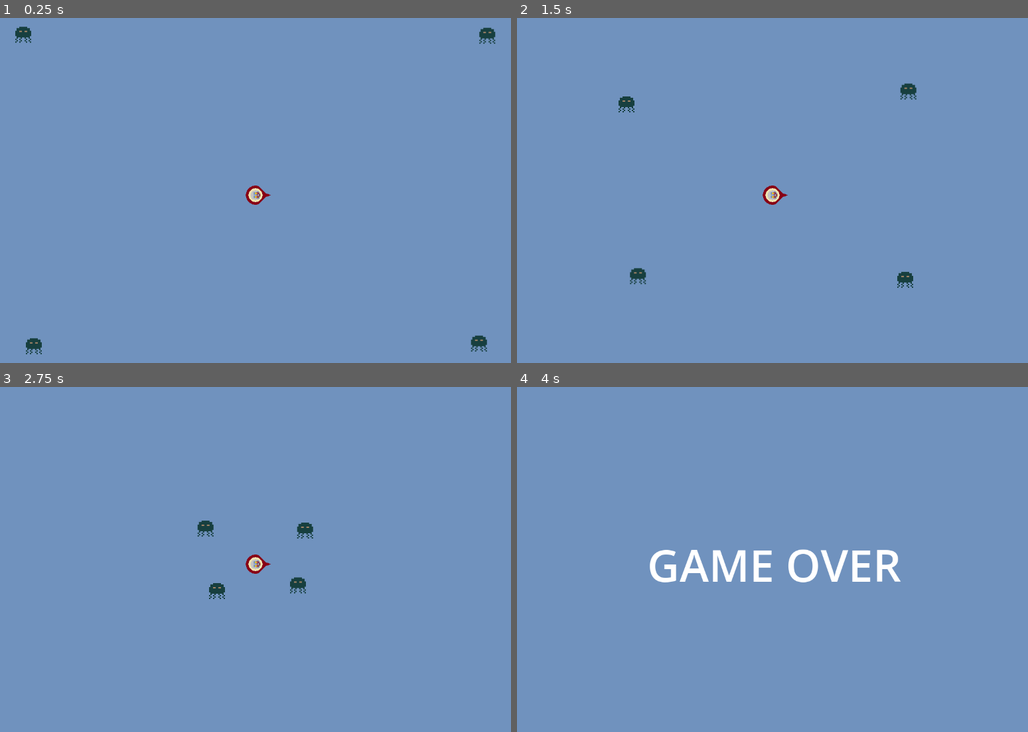
Above: before the commit, frames 1-4 (two rows, left to right).
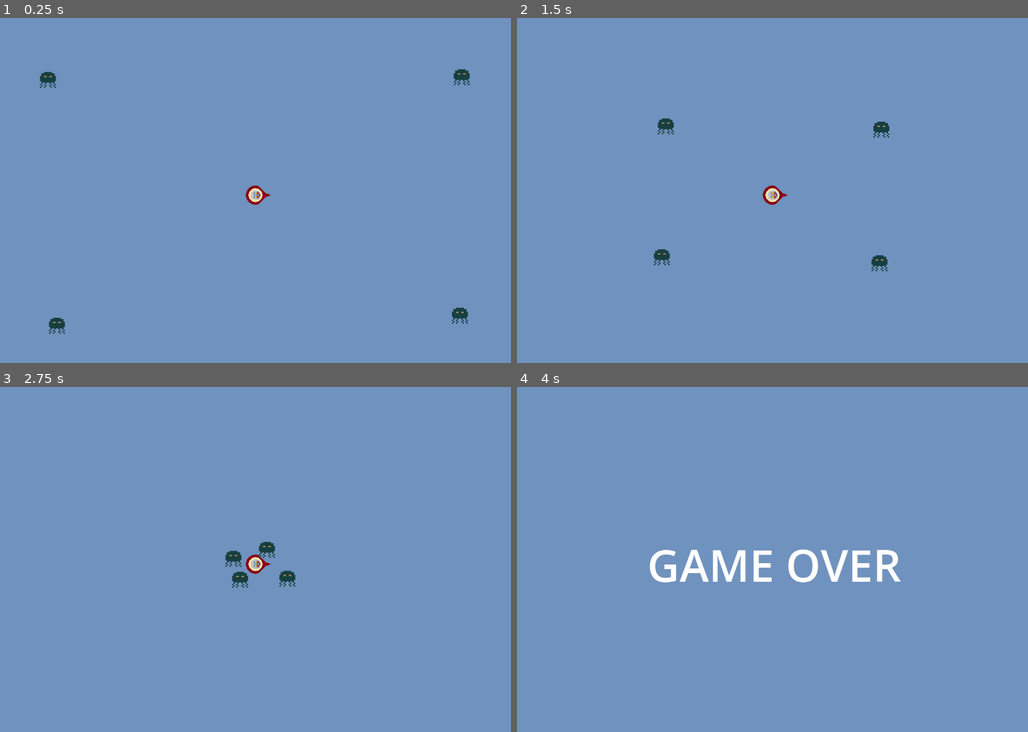
Above: after the commit, the same moments.

Repository: logan7eleven/glogg
Game: Godot game, scene res://level.tscn
The game is run twice, just before and just after one commit, with the same random seed, the same clock (stepped at 60 frames per second) and the same inputs.
Inputs:
- Up to frame 1 (0.25 s): no input
- Up to frame 2 (1.5 s): tap Enter (ui_accept) at 0.5, 0.77 s; tap S (aimD) at 0.6 s; tap A (aimL) at 1.35 s
- Up to frame 3 (2.75 s): tap Enter (ui_accept) at 1.52 s; tap D (aimR) at 2.1 s
- Up to frame 4 (4 s): tap W (aimU) at 2.85 s; tap Enter (ui_accept) at 3.02, 3.5, 3.77 s; tap Down (moveD) at 3.6 s

The runs differ from the first frame. In frame 1, 0.9% of the frame differs, in the area x 2-98%, y 2-98%; in frame 2, 0.9%; in frame 3, 0.9%; in frame 4, nothing differs.

Commit message:
Add files via upload

Diff:
--- a/twins/bullet.gd
+++ b/twins/bullet.gd
@@ -43,7 +43,7 @@
 	has_collided = true
 	visible = false
 	monitoring = false
-	monitorable = false
+	set_deferred("monitorable", false)
 	animated_sprite.stop()
 	animated_sprite.frame = 0
 	if bullet_pool:
--- a/twins/bullet.tscn
+++ b/twins/bullet.tscn
@@ -53,10 +53,11 @@
 }]
 
 [sub_resource type="RectangleShape2D" id="RectangleShape2D_xqmrk"]
-size = Vector2(6, 7.99999)
+size = Vector2(3, 4.00001)
 
 [node name="bullet" type="Area2D"]
 visibility_layer = 2
+scale = Vector2(2, 2)
 collision_layer = 4
 collision_mask = 10
 script = ExtResource("1_0aot5")
@@ -64,11 +65,10 @@
 [node name="AnimatedSprite2D" type="AnimatedSprite2D" parent="."]
 texture_filter = 3
 rotation = 1.5708
-scale = Vector2(2, 2)
 sprite_frames = SubResource("SpriteFrames_2b2rl")
 
 [node name="CollisionShape2D" type="CollisionShape2D" parent="."]
-position = Vector2(1.19209e-07, 0)
+position = Vector2(5.96046e-08, 0)
 rotation = 1.5708
 shape = SubResource("RectangleShape2D_xqmrk")
 
--- a/twins/crawler.gd
+++ b/twins/crawler.gd
@@ -94,7 +94,7 @@
 
 func take_damage():
 	health -= 1
-	print(health)
+	print("Crawler Health:", health)
 	if health <= 0:
 		queue_free()  # Remove crawler when health reaches 0
 
@@ -103,7 +103,6 @@
 		_on_collision_with_player()
 	elif area.is_in_group("bullets"):
 		take_damage()
-		print("Bullet collision at: ", Time.get_ticks_msec())
 		area.deactivate()  # Call deactivate on the bullet
 
 func _on_collision_with_player():
--- a/twins/crawler.tscn
+++ b/twins/crawler.tscn
@@ -15,13 +15,12 @@
 
 [node name="CollisionShape2D" type="CollisionPolygon2D" parent="HitBox"]
 position = Vector2(0, 0.875)
-scale = Vector2(0.5625, 0.5625)
-polygon = PackedVector2Array(-6, -12.6667, -6, -10.6667, -10, -10.6667, -10, -6.66667, -12, -6.66667, -12, 1.33333, -10, 1.33333, -10, 5.33333, -12, 5.33333, -12, 7.33333, -12, 9.33333, -12, 11.3333, -10, 11.3333, -10, 9.33333, -8, 9.33333, -8, 3.33333, -6, 3.33333, -6, 11.3333, -4, 11.3333, -4, 9.33333, -2, 9.33333, -2, 3.33333, 2, 3.33333, 2, 9.33333, 4, 9.33333, 4, 11.3333, 6, 11.3333, 6, 3.33333, 8, 3.33333, 8, 9.33333, 10, 9.33333, 10, 11.3333, 12, 11.3333, 12, 5.33333, 10, 5.33333, 10, 1.33333, 12, 1.33333, 12, -6.66667, 10, -6.66667, 10, -10.6667, 6, -10.6667, 6, -12.6667)
+polygon = PackedVector2Array(-4.5, -9.875, -4.5, -8.375, -7.5, -8.375, -7.5, -5.375, -9, -5.375, -9, 0.625, -7.5, 0.625, -7.5, 3.625, -9, 3.625, -9, 8.125, -7.5, 8.125, -7.5, 6.625, -6, 6.625, -6, 2.125, -4.5, 2.125, -4.5, 8.125, -3, 8.125, -3, 6.625, -1.5, 6.625, -1.5, 2.125, 1.5, 2.125, 1.5, 6.625, 3, 6.625, 3, 8.125, 4.5, 8.125, 4.5, 2.125, 6, 2.125, 6, 6.625, 7.5, 6.625, 7.5, 8.125, 9, 8.125, 9, 6.625, 9, 3.625, 7.5, 3.625, 7.5, 0.625, 9, 0.625, 9, -5.375, 7.5, -5.375, 7.5, -8.375, 4.5, -8.375, 4.5, -9.875)
 
 [node name="CollisionShape2D" type="CollisionPolygon2D" parent="."]
+visible = false
 position = Vector2(0, 0.5)
-scale = Vector2(0.75, 0.75)
-polygon = PackedVector2Array(-6, -12.6667, -6, -10.6667, -10, -10.6667, -10, -6.66667, -12, -6.66667, -12, 1.33333, -10, 1.33333, -10, 5.33333, -12, 5.33333, -12, 7.33333, -12, 9.33333, -12, 11.3333, -10, 11.3333, -10, 9.33333, -8, 9.33333, -8, 3.33333, -6, 3.33333, -6, 11.3333, -4, 11.3333, -4, 9.33333, -2, 9.33333, -2, 3.33333, 2, 3.33333, 2, 9.33333, 4, 9.33333, 4, 11.3333, 6, 11.3333, 6, 3.33333, 8, 3.33333, 8, 9.33333, 10, 9.33333, 10, 11.3333, 12, 11.3333, 12, 5.33333, 10, 5.33333, 10, 1.33333, 12, 1.33333, 12, -6.66667, 10, -6.66667, 10, -10.6667, 6, -10.6667, 6, -12.6667)
+polygon = PackedVector2Array(-4.5, -9.5, -4.5, -8, -7.5, -8, -7.5, -5, -9, -5, -9, 1, -7.5, 1, -7.5, 4, -9, 4, -9, 8.5, -7.5, 8.5, -7.5, 7, -6, 7, -6, 2.5, -4.5, 2.5, -4.5, 8.5, -3, 8.5, -3, 7, -1.5, 7, -1.5, 2.5, 1.5, 2.5, 1.5, 7, 3, 7, 3, 8.5, 4.5, 8.5, 4.5, 2.5, 6, 2.5, 6, 7, 7.5, 7, 7.5, 8.5, 9, 8.5, 9, 4, 7.5, 4, 7.5, 1, 9, 1, 9, -5, 7.5, -5, 7.5, -8, 4.5, -8, 4.5, -9.5)
 
 [node name="Sprite2D" type="Sprite2D" parent="."]
 texture_filter = 3
--- a/twins/level.gd
+++ b/twins/level.gd
@@ -19,10 +19,10 @@
 # Spawn crawlers in bottom corners
 	var viewport_size = get_viewport_rect().size
 	var crawler_positions = [
-		Vector2(50, viewport_size.y -50),  # Bottom left
-		Vector2(viewport_size.x - 50, viewport_size.y - 50),  # Bottom right
-		Vector2(viewport_size.x - 50, -50),
-		Vector2(50, -50)
+		Vector2(viewport_size.x - 1100, viewport_size.y - 700),
+		Vector2(viewport_size.x - 100, viewport_size.y - 700),
+		Vector2(viewport_size.x - 1100, viewport_size.y - 100),
+		Vector2(viewport_size.x - 100, viewport_size.y - 100)
 	]
 
 	for pos in crawler_positions:
